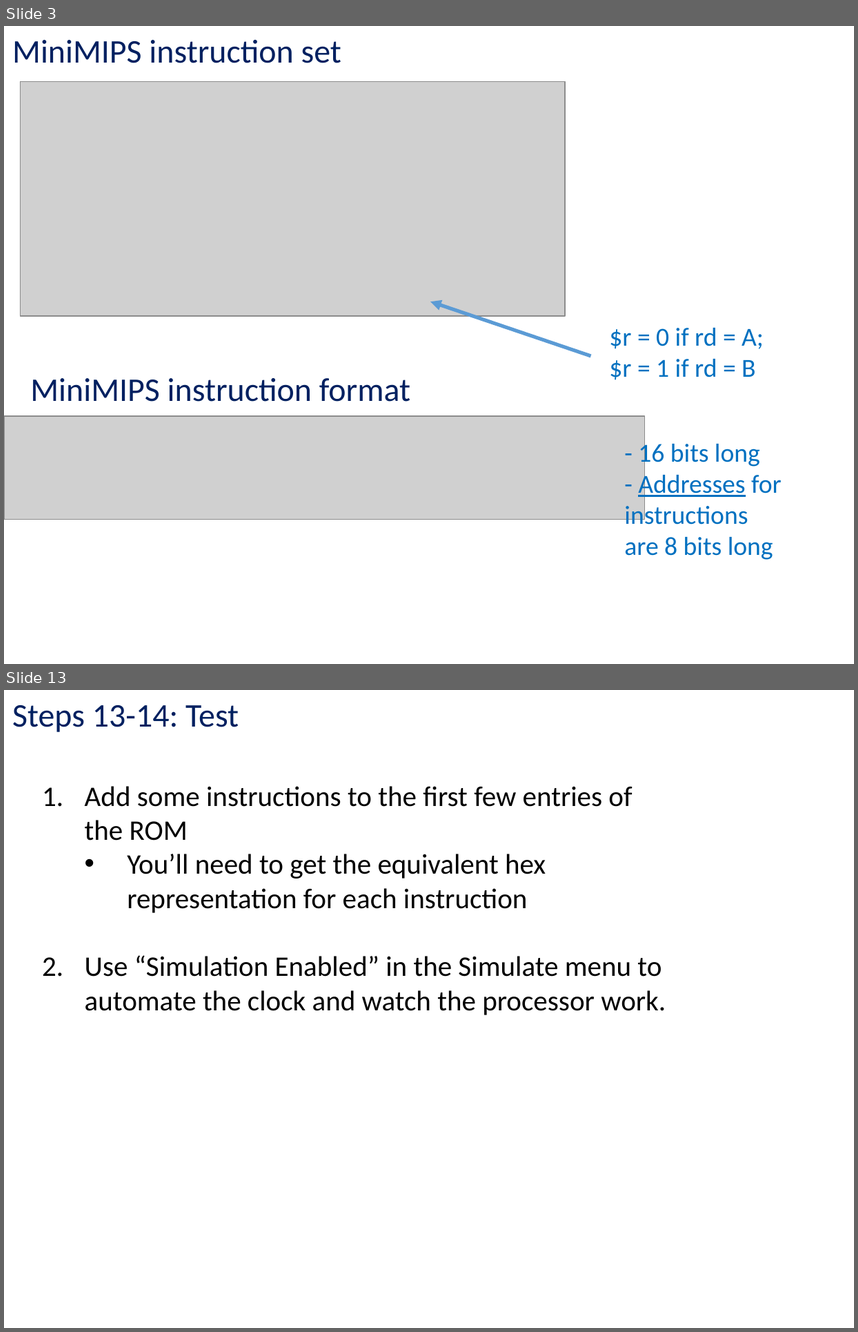
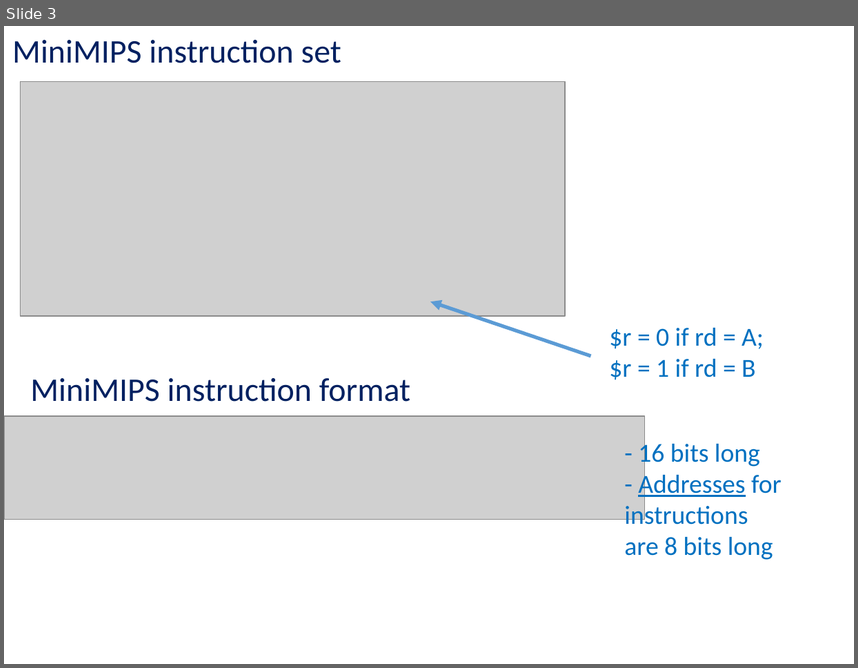
Before and after one commit to kc13/CS447TK, a slide deck: cs447tk_rec_lab10_apr2.pptx. Shown one above the other, each under a label of ours: slides 3 and 13 before the commit, slide 3 after it; the slides between them are not shown. The pictures are 858x1332 and 858x668 pixels, drawn with LibreOffice and Linux fonts; fonts in the diff are those of the drawing; grey boxes stand for pictures. Boxes give left, top, right and bottom in pixels: in the first picture for what was removed or moved away, otherwise in the second. Text is boxed around its words. In the diff, an @@ line names an element or a change of style, - is before the commit and + after.

```diff
--- a/cs447tk_rec_lab10_apr2.pptx
+++ b/cs447tk_rec_lab10_apr2.pptx
@@ slide 13 removed at <box>4,690,854,1328</box>, background #FFFFFF @@
@@ text removed at <box>12,705,239,732</box> @@
-Steps 13-14: Test
@@ text removed at <box>85,786,666,1015</box> @@
-1. Add some instructions to the first few entries of the ROM
-  • You’ll need to get the equivalent hex representation for each instruction
-2. Use “Simulation Enabled” in the Simulate menu to automate the clock and watch the processor work.
```
Also in this commit, not shown: 4 slides changed, 6 other slides removed.
